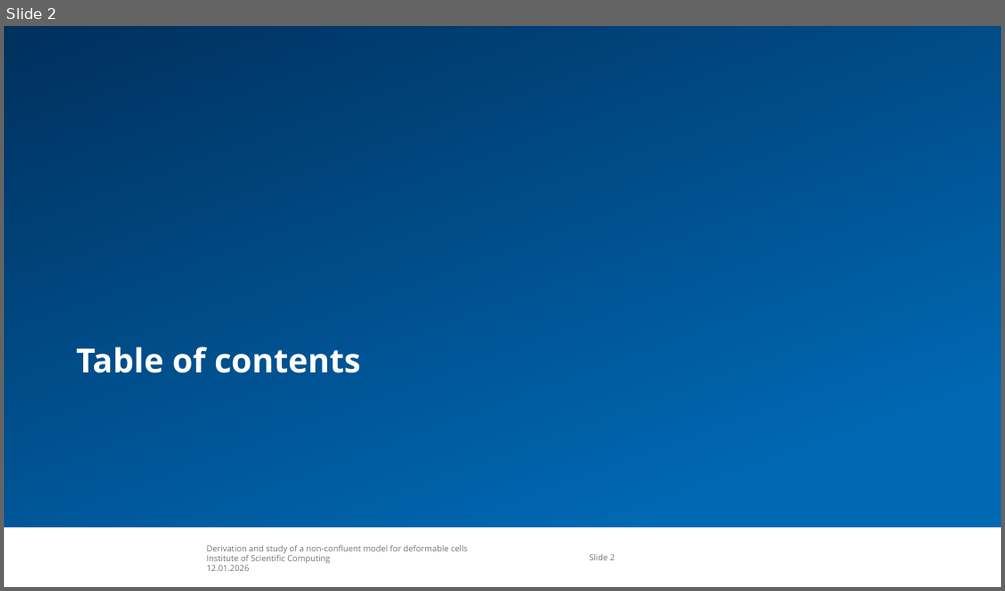
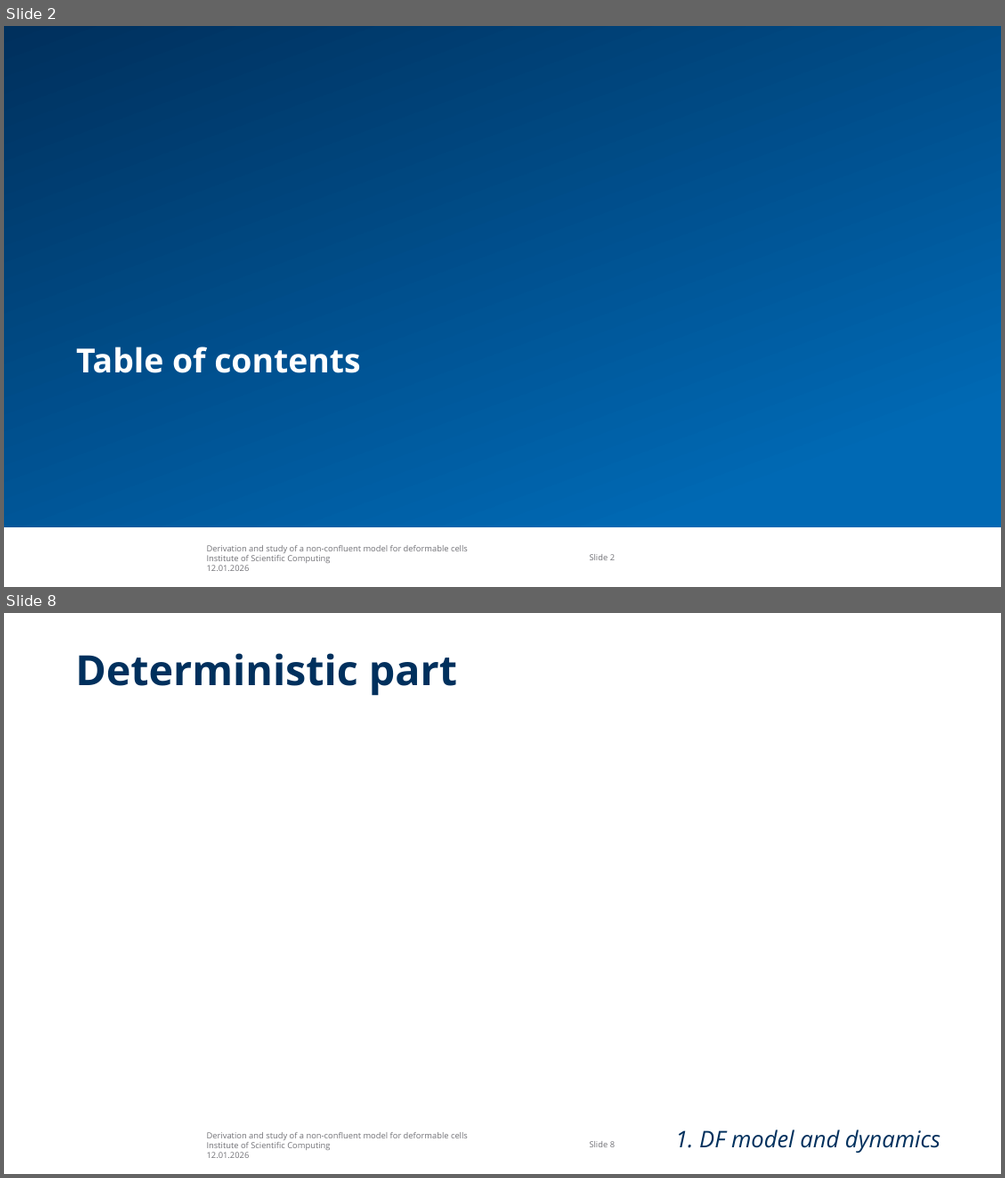
Before and after one commit to tivo476c/FlexibleCellModel, a slide deck: verteidigung.pptx. Shown one above the other, each under a label of ours: slide 2 before the commit, slides 2 and 8 after it; the slides between them are not shown. The pictures are 1005x591 and 1005x1178 pixels, drawn with LibreOffice and Linux fonts; fonts in the diff are those of the drawing; grey boxes stand for pictures; background and template pictures are left out. Boxes give left, top, right and bottom in pixels: in the first picture for what was removed or moved away, otherwise in the second. Text is boxed around its words. In the diff, an @@ line names an element or a change of style, - is before the commit and + after.

```diff
--- a/verteidigung.pptx
+++ b/verteidigung.pptx
@@ slide 8 added at box(4, 613, 1001, 1174), background #FFFFFF; not listed: 2 template elements that a slide beside it also shows @@
@@ text added at box(75, 653, 457, 695), 40 pt, text #00305D, bold @@
+Deterministic part
@@ title added at box(675, 1129, 940, 1152), 22 pt, text #00305D, italic @@
+1. DF model and dynamics
```
Also in this commit, not shown: 19 other slides added, 1 slide removed, 3 other files.
